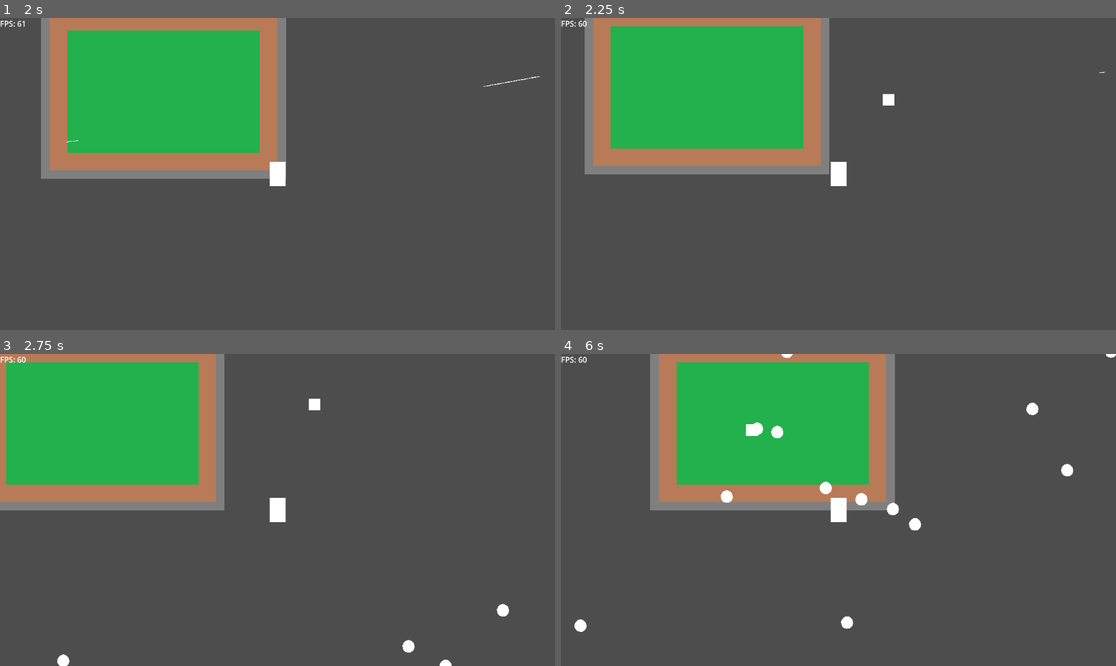
Above: before the commit, frames 1-4 (two rows, left to right).
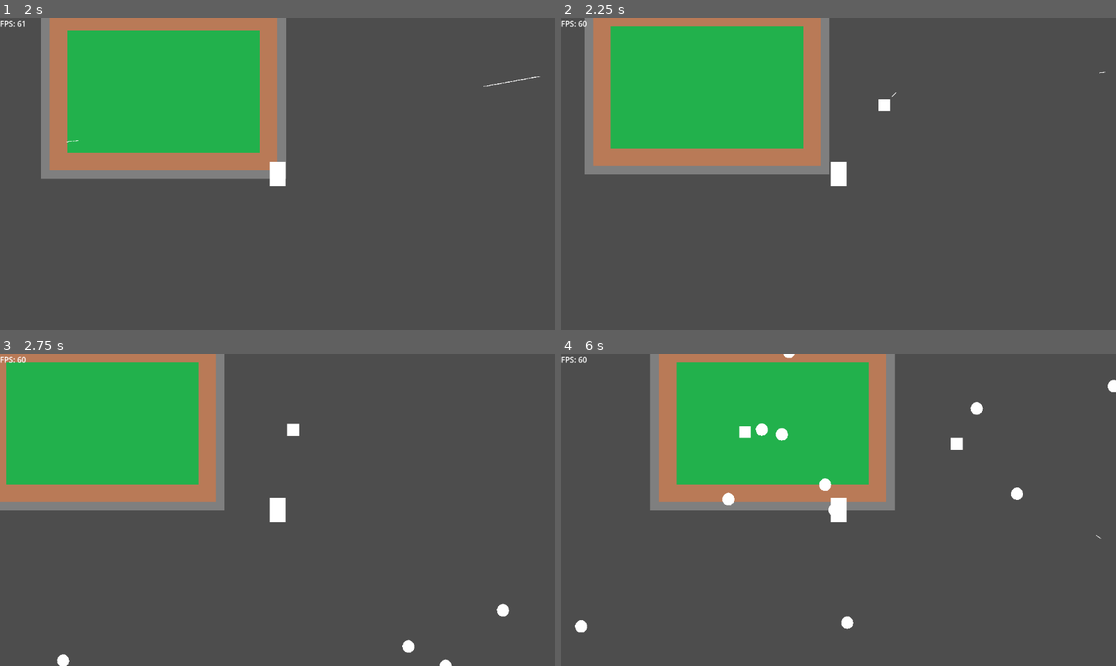
Above: after the commit, the same moments.

Repository: buloz/ld55
Game: Godot game, scene res://Scenes/Debug/DebugScene.tscn
Two runs of this game, one before a commit and one after it. Both use one fixed random seed, a clock stepped at 60 frames per second and the inputs below.
Inputs (mouse positions are in pixels of both pictures, inside the frame that each line leads up to):
- Up to frame 1 (2 s): tap Enter (ui_accept) at 0.5, 0.77, 1.52 s; move the mouse to (399, 158) at 0.52 s; press the mouse at (399, 158) at 0.53 s; hold D (move_right) 0.53-1.28 s; move the mouse to (166, 189) at 1.27 s; release the mouse at (166, 189) at 1.28 s; hold S (move_down) from 1.28 s (still down); right-click (166, 189) at 1.35 s
- Up to frame 2 (2.25 s): move the mouse to (894, 105) at 2.02 s; release S (move_down) at 2.03 s; hold D (move_right) from 2.03 s (still down); tap E (test) at 2.1 s
- Up to frame 3 (2.75 s): keep holding D (move_right)
- Up to frame 4 (6 s): move the mouse to (810, 572) at 2.77 s; release D (move_right) at 2.78 s; hold W (move_up) 2.78-3.53 s; tap Space at 2.85 s; tap Enter (ui_accept) at 3.02, 3.77, 4.52 s; move the mouse to (1005, 556) at 3.52 s; hold A (move_left) 3.53-5.03 s; tap R at 3.6 s; move the mouse to (672, 463) at 4.27 s; click (672, 463) at 4.35 s; move the mouse to (866, 510) at 5.02 s; hold S (move_down) 5.03-5.78 s; right-click (866, 510) at 5.1 s; move the mouse to (755, 432) at 5.77 s; hold D (move_right) from 5.78 s (still down); tap E (test) at 5.85 s

Frame 1 is identical in both runs. In frame 2, 0.1% of the frame differs, in the area x 57-61%, y 23-30%; in frame 3, 0.2%; in frame 4, 1.1%, in the area x 2-100%, y 0-90%.

Commit message:
[Summon Health, Attack and movement] Added summon health, spells and better movement

Diff:
--- a/Projet/Scenes/Attacks/Blast/Blast.tscn
+++ b/Projet/Scenes/Attacks/Blast/Blast.tscn
@@ -7,7 +7,6 @@
 
 [node name="Blast" type="Area2D" node_paths=PackedStringArray("attack")]
 collision_mask = 2
-
 script = ExtResource("1_axrgp")
 targetRadius = 150.0
 offsetRadius = 100.0
@@ -18,6 +17,7 @@
 shape = SubResource("CircleShape2D_5147m")
 
 [node name="TravelTimer" type="Timer" parent="."]
+wait_time = 0.2
 
 [node name="AttackComponent" parent="." instance=ExtResource("2_l6w4f")]
 attack_damage = 20.0
--- a/Projet/Scenes/Attacks/Projectile/projectile.gd
+++ b/Projet/Scenes/Attacks/Projectile/projectile.gd
@@ -10,9 +10,25 @@
 
 var direction
 
+#Default shapers
+const arrowShape = preload("res://Scenes/Attacks/Projectile/Arrow.tres")
+
 func _ready():
 	await get_tree().create_timer(lifeSpan).timeout
 	queue_free()
+
+func initialize(senderPosition, targetPosition):
+	#var projectile : Projectile = projectileScene.instantiate()
+
+	$CollisionShape2D.shape = arrowShape
+
+	global_position = senderPosition
+
+	direction = senderPosition.direction_to(targetPosition)
+	rotation = direction.angle()
+
+	set_as_top_level(true)
+
 
 func _process(delta):
 	global_position += direction * speed * delta
--- a/Projet/Scenes/Attacks/Strike/Strike.tscn
+++ b/Projet/Scenes/Attacks/Strike/Strike.tscn
@@ -5,13 +5,13 @@
 [ext_resource type="PackedScene" uid="uid://blc1sjka6ahc6" path="res://Scenes/Component/attackComponent.tscn" id="3_2ij0x"]
 
 [sub_resource type="CircleShape2D" id="CircleShape2D_h1ffr"]
-radius = 29.14
+radius = 134.004
 
 [node name="Strike" type="Area2D" node_paths=PackedStringArray("attack")]
 collision_layer = 0
 collision_mask = 0
 script = ExtResource("1_irb6p")
-delay = 0.3
+delay = 0.15
 attack = NodePath("AttackComponent")
 
 [node name="CollisionShape2D" type="CollisionShape2D" parent="."]
--- /dev/null
+++ b/Projet/Scenes/Component/CasterComponent.gd
@@ -0,0 +1,28 @@
+extends Node
+
+#Distance for the entity to start a spell cast
+@export_range(0.0, 1000.0) var distanceToCast: float
+
+@export var spellScene: PackedScene
+@export var attackComponent: AttackComponent
+
+
+
+# Called every frame. 'delta' is the elapsed time since the previous frame.
+func _process(delta):
+
+	if not attackComponent.on_cooldown:
+
+		if get_parent().hasTarget and get_parent().distanceToTarget < distanceToCast:
+
+			print("Distance to target: ", get_parent().distanceToTarget)
+
+			#Create and add new spell instance
+			var newSpell = spellScene.instantiate()
+
+			newSpell.initialize(get_parent().global_position, get_parent().targetPosition)
+
+			newSpell.get_node("AttackComponent").attack_damage = attackComponent.attack_damage
+			add_child(newSpell)
+
+			attackComponent.setOnCooldown()
--- /dev/null
+++ b/Projet/Scenes/Component/CasterComponent.tscn
@@ -0,0 +1,7 @@
+[gd_scene load_steps=2 format=3 uid="uid://dbsrn80uwk8oo"]
+
+[ext_resource type="Script" path="res://Scenes/Component/CasterComponent.gd" id="1_2qdi5"]
+
+[node name="CasterComponent" type="Node"]
+script = ExtResource("1_2qdi5")
+distanceToCast = 500.0
--- /dev/null
+++ b/Projet/Scenes/Component/DamageReceiver.gd
@@ -0,0 +1,14 @@
+extends Node
+
+@export var hitBoxComponent: HitboxComponent
+
+# Called every frame. 'delta' is the elapsed time since the previous frame.
+func _process(delta):
+
+	if hitBoxComponent.has_overlapping_areas():
+		for body in hitBoxComponent.get_overlapping_areas():
+			if body.get_parent().has_node("AttackComponent"):
+
+				var attackComponent: AttackComponent = body.get_parent().get_node("AttackComponent")
+				if not attackComponent.on_cooldown:
+					hitBoxComponent.damage(attackComponent)
--- /dev/null
+++ b/Projet/Scenes/Component/DamageReceiver.tscn
@@ -0,0 +1,6 @@
+[gd_scene load_steps=2 format=3 uid="uid://bgteusoge6g2t"]
+
+[ext_resource type="Script" path="res://Scenes/Component/DamageReceiver.gd" id="1_g4pbq"]
+
+[node name="DamageReceiver" type="Node"]
+script = ExtResource("1_g4pbq")
--- a/Projet/Scenes/Component/NearestEnemyFinder.gd
+++ b/Projet/Scenes/Component/NearestEnemyFinder.gd
@@ -23,8 +23,11 @@
 	if playerTeam:
 		$Area2D.collision_mask <<= 1
 
-#TODO: Courir sur l'entité de la team ennemie la plus proche
+
 func _physics_process(_delta):
+
+	if Engine.get_physics_frames() % 3 != 0:
+		return
 
 	get_parent().hasTarget = false
 
--- a/Projet/Scenes/Component/attackComponent.gd
+++ b/Projet/Scenes/Component/attackComponent.gd
@@ -3,3 +3,11 @@
 @export var attack_damage:float
 @export var attack_cooldown:float
 @export var knockback:float
+
+var on_cooldown: bool = false
+
+
+func setOnCooldown():
+	if attack_cooldown > 0:
+		on_cooldown = true
+		get_tree().create_timer(attack_cooldown).timeout.connect(func(): on_cooldown = false)
--- a/Projet/Scenes/Component/attackComponent.tscn
+++ b/Projet/Scenes/Component/attackComponent.tscn
@@ -4,3 +4,5 @@
 
 [node name="AttackComponent" type="Node"]
 script = ExtResource("1_2625d")
+
+[node name="Cooldown" type="Timer" parent="."]
--- a/Projet/Scenes/Component/healthComponent.gd
+++ b/Projet/Scenes/Component/healthComponent.gd
@@ -8,8 +8,12 @@
 	currentHealth = MaxHealth
 
 func damage(attack: AttackComponent):
+
 	currentHealth -= attack.attack_damage
 	print("took ", attack.attack_damage, " damage")
+
+	attack.setOnCooldown()
+
 	if currentHealth <= 0:
 		get_parent().queue_free()
 
--- a/Projet/Scenes/Entity/Entity.gd
+++ b/Projet/Scenes/Entity/Entity.gd
@@ -8,13 +8,6 @@
 var chaseTarget: bool
 var hasTarget: bool
 var targetPosition: Vector2
+var distanceToTarget: float
 
 var playerTeam: bool
-
-
-func _physics_process(delta):
-
-	if chaseTarget and hasTarget:
-		if position.distance_to(targetPosition) > foeDistance:
-			var direction: Vector2 = position.direction_to(targetPosition)
-			position += direction * speed * delta
--- a/Projet/Scenes/Entity/Mob/Mob.gd
+++ b/Projet/Scenes/Entity/Mob/Mob.gd
@@ -3,3 +3,11 @@
 func _init():
 	playerTeam = false
 	chaseTarget = true
+
+func _physics_process(delta):
+
+	if hasTarget and chaseTarget:
+		distanceToTarget = position.distance_to(targetPosition)
+		if distanceToTarget > foeDistance:
+			var direction: Vector2 = position.direction_to(targetPosition)
+			position += direction * speed * delta
--- a/Projet/Scenes/Entity/Mob/Mob.tscn
+++ b/Projet/Scenes/Entity/Mob/Mob.tscn
@@ -1,9 +1,10 @@
-[gd_scene load_steps=6 format=3 uid="uid://cb8lmdavcema"]
+[gd_scene load_steps=7 format=3 uid="uid://cb8lmdavcema"]
 
 [ext_resource type="Script" path="res://Scenes/Entity/Mob/Mob.gd" id="1_3u8mo"]
 [ext_resource type="PackedScene" uid="uid://qks2cmf75chg" path="res://Scenes/Component/NearestEnemyFinder.tscn" id="2_easnx"]
 [ext_resource type="PackedScene" uid="uid://dm7wjxq1yhhha" path="res://Scenes/Component/healthComponent.tscn" id="3_50md8"]
 [ext_resource type="PackedScene" uid="uid://deuhf0wkjf2jw" path="res://Scenes/Component/hitboxComponent.tscn" id="4_il1u3"]
+[ext_resource type="PackedScene" uid="uid://blc1sjka6ahc6" path="res://Scenes/Component/attackComponent.tscn" id="5_o00wj"]
 
 [sub_resource type="CircleShape2D" id="CircleShape2D_itvn1"]
 radius = 23.0868
@@ -25,3 +26,7 @@
 
 [node name="Polygon2D" type="Polygon2D" parent="."]
 polygon = PackedVector2Array(0, -23, 6, -22, 12, -19, 19, -12, 22, 0, 19, 11, 10, 19, 0, 20, -10, 18, -15, 13, -19, 6, -20, -4, -16, -13, -9, -20, 0, -23, 0, -23)
+
+[node name="AttackComponent" parent="." instance=ExtResource("5_o00wj")]
+attack_damage = 10.0
+attack_cooldown = 0.5
--- a/Projet/Scenes/Entity/Summon/Summon.gd
+++ b/Projet/Scenes/Entity/Summon/Summon.gd
@@ -1,5 +1,63 @@
 class_name Summon extends "res://Scenes/Entity/Entity.gd"
 
+var isMovingTowardPlayer: bool = false
+var confortableRangeToPlayer: Vector2 = Vector2(1000, 500)
+
+
+var idleNoise: FastNoiseLite = FastNoiseLite.new()
+
+
+#Tempo to smooth movements
+var currentDirection: Vector2 = Vector2.ZERO
+
+
+
 func _init():
+	idleNoise.seed = randi()
+
+	idleNoise.frequency = 0.001
+	idleNoise.fractal_octaves = 1
+	idleNoise.fractal_lacunarity = 1.4
+
 	playerTeam = true
 	chaseTarget = true
+
+
+func updateMovement(direction, updateSpeed, delta):
+
+	#Temps en secondes pour atteindre la nouvelle direction...
+
+	currentDirection = currentDirection.lerp(direction, 1.5 * delta)
+
+	position += currentDirection * updateSpeed * delta
+
+func _physics_process(delta):
+
+	var isChasing: bool = false
+
+	if hasTarget:
+		distanceToTarget = position.distance_to(targetPosition)
+
+		if chaseTarget and hasTarget:
+			if distanceToTarget > foeDistance:
+				isChasing = true
+				var direction: Vector2 = position.direction_to(targetPosition)
+				updateMovement(direction, speed, delta)
+
+	if not isChasing:
+
+		var distanceToPlayer: float = position.distance_to(get_node("/root/Global").playerPosition)
+		var directionToPlayer: Vector2 = position.direction_to(get_node("/root/Global").playerPosition)
+
+		var minimalDistanceToPlayer: float = confortableRangeToPlayer.y if isMovingTowardPlayer else confortableRangeToPlayer.x
+
+		if distanceToPlayer > minimalDistanceToPlayer:
+			updateMovement(directionToPlayer, speed, delta)
+			isMovingTowardPlayer = true
+		else:
+			isMovingTowardPlayer = false
+
+			#IDLE STATE HERE
+			var angleFactor: float = idleNoise.get_noise_2d(position.x + (Time.get_ticks_msec() / 1000.0), position.y - (Time.get_ticks_msec() / 1000.0)) * 1.5
+
+			updateMovement((directionToPlayer * (distanceToPlayer / confortableRangeToPlayer.x) + Vector2.from_angle(2 * PI * angleFactor)).normalized(), speed * 0.2, delta)
--- a/Projet/Scenes/Entity/Summon/Summon.tscn
+++ b/Projet/Scenes/Entity/Summon/Summon.tscn
@@ -1,14 +1,23 @@
-[gd_scene load_steps=5 format=3 uid="uid://c2mtxhyk88bpb"]
+[gd_scene load_steps=10 format=3 uid="uid://c2mtxhyk88bpb"]
 
 [ext_resource type="Script" path="res://Scenes/Entity/Summon/Summon.gd" id="1_8wfjq"]
+[ext_resource type="PackedScene" uid="uid://dm7wjxq1yhhha" path="res://Scenes/Component/healthComponent.tscn" id="2_n0cvy"]
 [ext_resource type="PackedScene" uid="uid://qks2cmf75chg" path="res://Scenes/Component/NearestEnemyFinder.tscn" id="2_sqcwc"]
 [ext_resource type="PackedScene" uid="uid://deuhf0wkjf2jw" path="res://Scenes/Component/hitboxComponent.tscn" id="3_d1y05"]
+[ext_resource type="PackedScene" uid="uid://bgteusoge6g2t" path="res://Scenes/Component/DamageReceiver.tscn" id="3_klaw6"]
+[ext_resource type="PackedScene" uid="uid://blc1sjka6ahc6" path="res://Scenes/Component/attackComponent.tscn" id="6_y6iwy"]
+[ext_resource type="PackedScene" uid="uid://dbsrn80uwk8oo" path="res://Scenes/Component/CasterComponent.tscn" id="7_54uiq"]
+[ext_resource type="PackedScene" uid="uid://cev6kffqmrxuq" path="res://Scenes/Attacks/Projectile/projectile.tscn" id="8_tl8yr"]
 
 [sub_resource type="RectangleShape2D" id="RectangleShape2D_5ikrt"]
 size = Vector2(40, 40)
 
 [node name="Summon" type="Node2D"]
 script = ExtResource("1_8wfjq")
+foeDistance = 500.0
+
+[node name="HealthComponent" parent="." instance=ExtResource("2_n0cvy")]
+MaxHealth = 20.0
 
 [node name="NearestEnnemyFinder" parent="." instance=ExtResource("2_sqcwc")]
 
@@ -18,8 +27,20 @@
 offset_right = 20.0
 offset_bottom = 20.0
 
-[node name="HitBoxComponent" parent="." instance=ExtResource("3_d1y05")]
+[node name="DamageReceiver" parent="." node_paths=PackedStringArray("hitBoxComponent") instance=ExtResource("3_klaw6")]
+hitBoxComponent = NodePath("../HitBoxComponent")
+
+[node name="HitBoxComponent" parent="." node_paths=PackedStringArray("healthComponent") instance=ExtResource("3_d1y05")]
 collision_mask = 2
+healthComponent = NodePath("../HealthComponent")
 
 [node name="CollisionShape2D" type="CollisionShape2D" parent="HitBoxComponent"]
 shape = SubResource("RectangleShape2D_5ikrt")
+
+[node name="AttackComponent" parent="." instance=ExtResource("6_y6iwy")]
+attack_damage = 5.0
+attack_cooldown = 0.1
+
+[node name="CasterComponent" parent="." node_paths=PackedStringArray("attackComponent") instance=ExtResource("7_54uiq")]
+spellScene = ExtResource("8_tl8yr")
+attackComponent = NodePath("../AttackComponent")
--- a/Projet/Scenes/Player/Player.tscn
+++ b/Projet/Scenes/Player/Player.tscn
@@ -16,6 +16,7 @@
 script = ExtResource("1_sxh4x")
 projectileScene = ExtResource("2_348b1")
 blastScene = ExtResource("3_guh1v")
+strikeScene = ExtResource("3_guh1v")
 projectileShapeResource = ExtResource("3_xtamv")
 
 [node name="CollisionShape2D" type="CollisionShape2D" parent="."]
